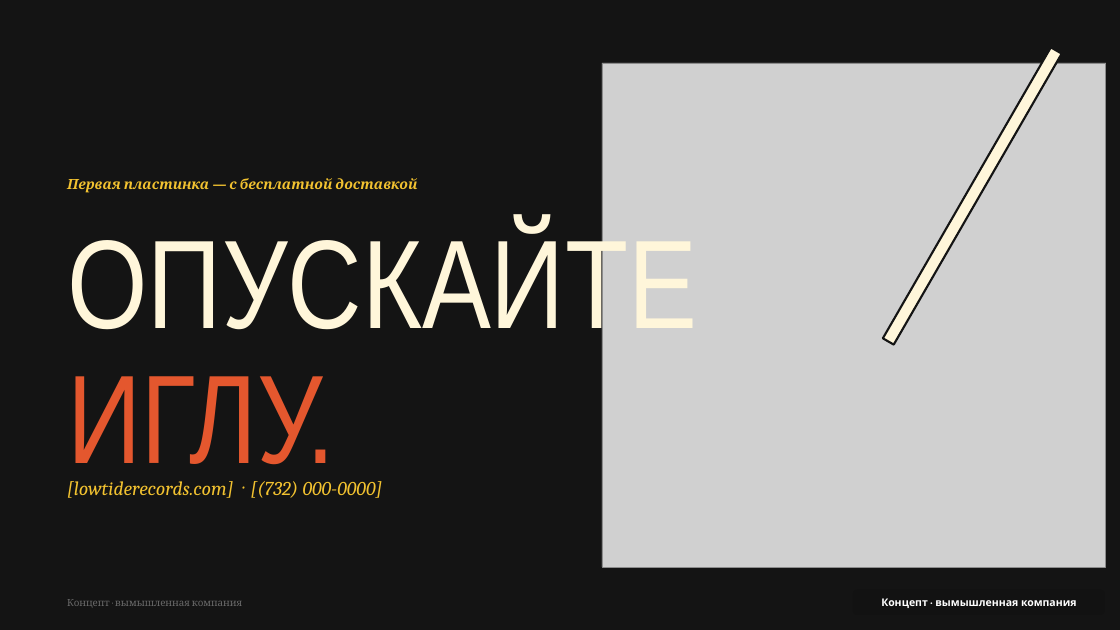
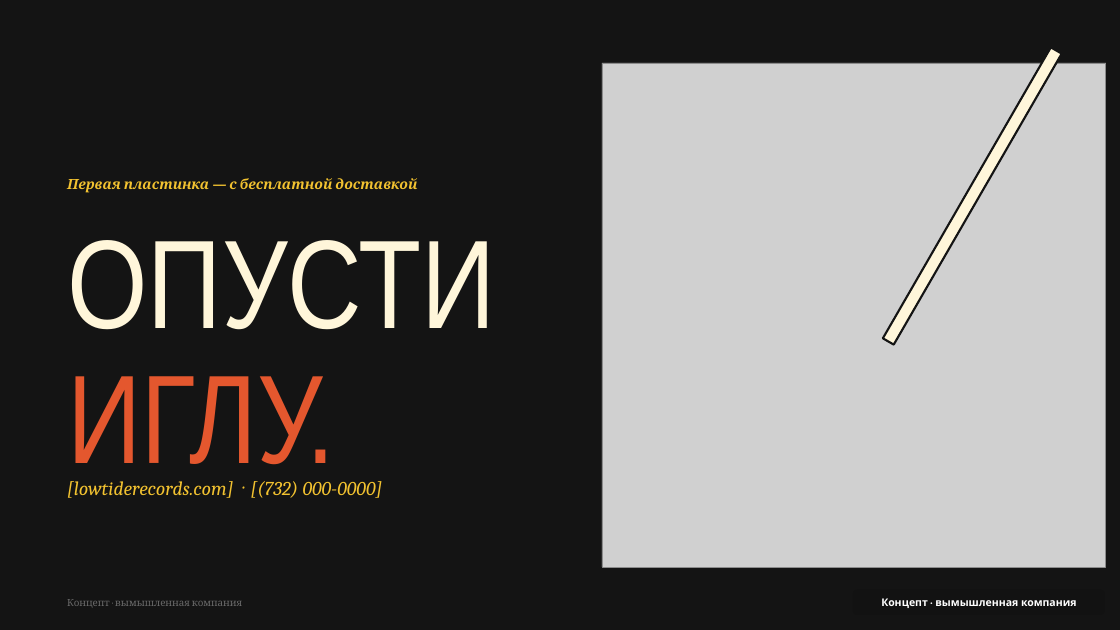
Before and after one commit to nikitakustov123/education-decks, a slide deck: slide 8 of ru/pptx/03-low-tide-records.pptx. Drawn at 1120x630 pixels with LibreOffice and Linux fonts; fonts in the diff are those of the drawing; grey boxes stand for pictures. Boxes give left, top, right and bottom in pixels: in the first picture for what was removed or moved away, otherwise in the second. Text is boxed around its words. In the diff, an @@ line names an element or a change of style, - is before the commit and + after.

```diff
--- a/ru/pptx/03-low-tide-records.pptx
+++ b/ru/pptx/03-low-tide-records.pptx
@@ text at (67,240,495,486): text changed @@
-ОПУСКАЙТЕ
-ИГЛУ.
+ОПУСТИ
+ИГЛУ.
```
Also in this commit, not shown: 5 other slides changed, 9 other files.
